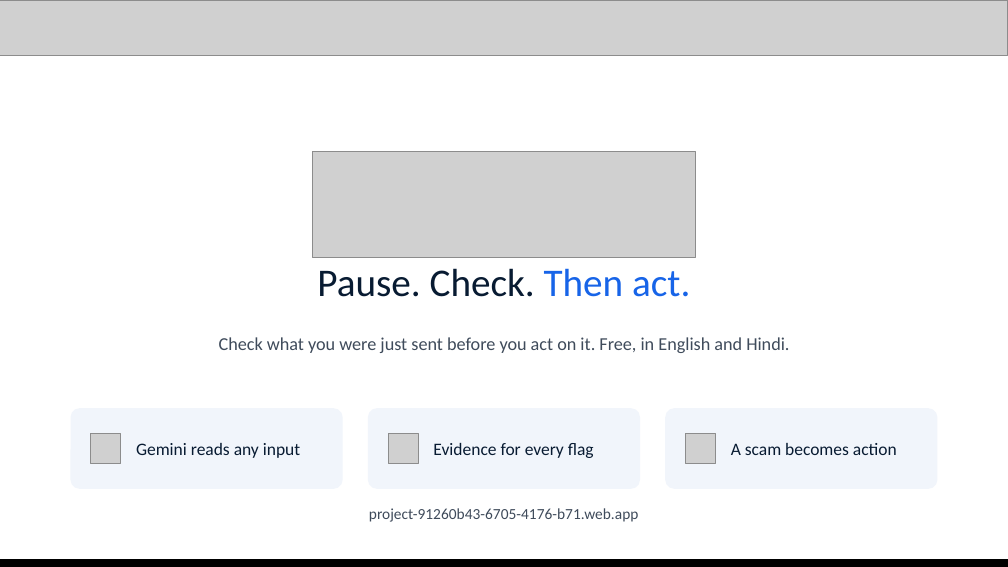
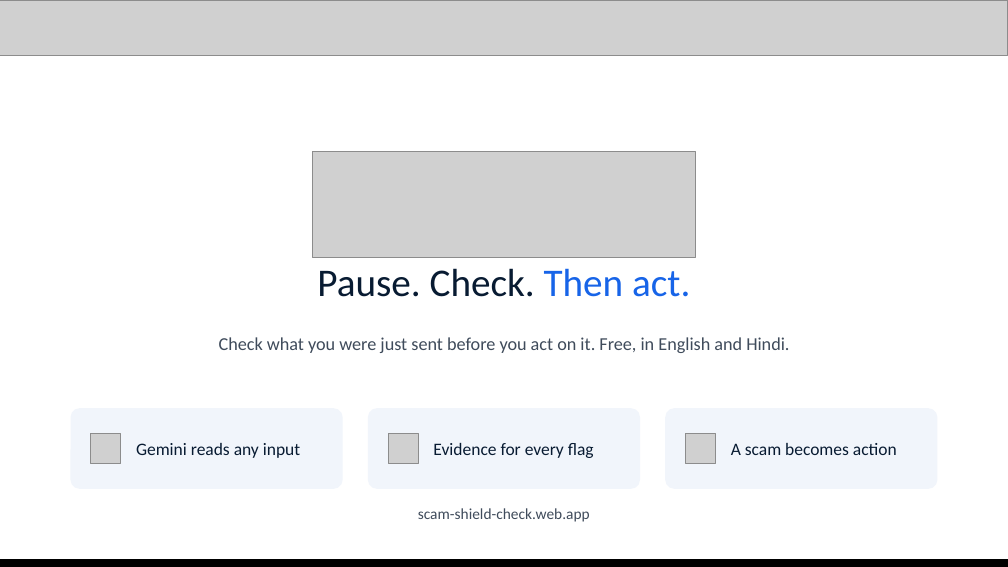
Before and after one commit to Namans12/scam-shield, a slide deck: slide 15 of docs/submission/Scam-Shield-deck.pptx. Drawn at 1008x567 pixels with LibreOffice and Linux fonts; fonts in the diff are those of the drawing; grey boxes stand for pictures. Boxes give left, top, right and bottom in pixels: in the first picture for what was removed or moved away, otherwise in the second. Text is boxed around its words. In the diff, an @@ line names an element or a change of style, - is before the commit and + after.

```diff
--- a/docs/submission/Scam-Shield-deck.pptx
+++ b/docs/submission/Scam-Shield-deck.pptx
@@ text at (418, 508, 590, 522): text changed @@
-project-91260b43-6705-4176-b71.web.app
+scam-shield-check.web.app
```
Also in this commit, not shown: 4 other slides changed, 3 other files.
